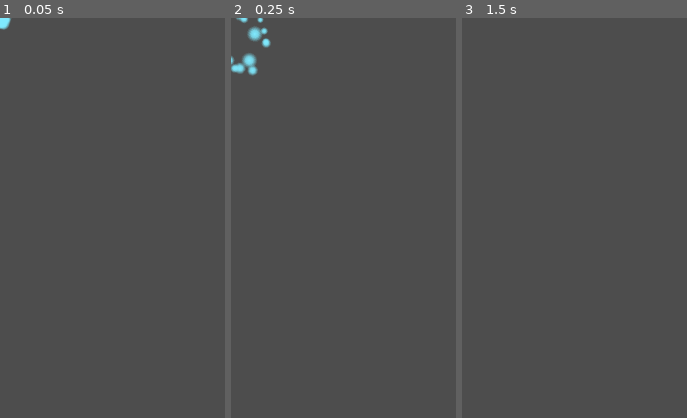
Above: before the commit, frames 1-3 (left to right).
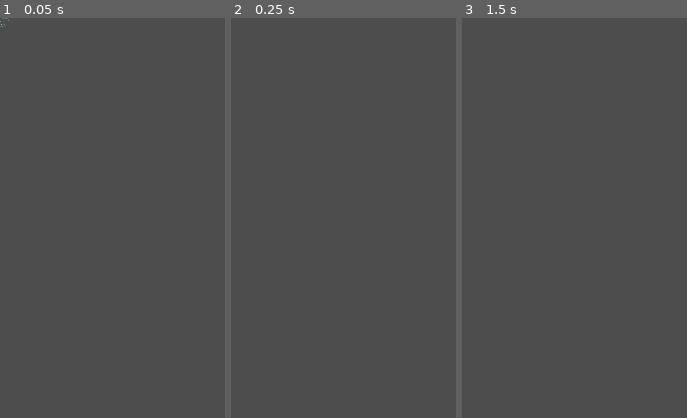
Above: after the commit, the same moments.

Repository: qingzhixing/plane-war
Game: Godot game, scene res://scenes/vfx/GrazeSpark.tscn
The game is run twice, just before and just after one commit, with the same random seed, the same clock (stepped at 60 frames per second) and the same inputs. This scene is started directly instead of the project's main scene. Sound files missing from this copy of the repository are replaced by a short silence.
Inputs (mouse positions are % of the whole screen's width and height, from its top left):
- Up to frame 1 (0.05 s): no input
- Up to frame 2 (0.25 s): no input
- Up to frame 3 (1.5 s): tap Enter at 0.5 s; move the mouse to (72, 45) at 0.52 s; hold D 0.53-1.25 s; tap P at 0.6 s; click (72, 45) at 0.67 s; tap Space at 0.77, 1.25 s; drag from (30, 55) to (45, 70) at 1.27 s
The pictures show only the part of the screen within x 0-50%, y 0-50%; the shares and areas given below are measured in that part.

The runs differ from the first frame. In frame 1, 0.1% of the frame differs, in the area x 0-5%, y 0-3%; in frame 2, 0.8%, in the area x 0-18%, y 0-15%; in frame 3, nothing differs.

Commit message:
🎨 UI: 擦弹粒子加颗粒感
Made-with: Cursor

Diff:
--- a/scenes/vfx/GrazeSpark.tscn
+++ b/scenes/vfx/GrazeSpark.tscn
@@ -3,13 +3,13 @@
 [ext_resource type="Script" path="res://scripts/graze_spark.gd" id="1"]
 
 [sub_resource type="Gradient" id="Gradient_graze"]
-offsets = PackedFloat32Array(0, 0.45, 1)
-colors = PackedColorArray(1, 1, 1, 1, 1, 1, 1, 0.85, 1, 1, 1, 0)
+offsets = PackedFloat32Array(0, 0.18, 0.42, 1)
+colors = PackedColorArray(1, 1, 1, 1, 1, 1, 1, 0.92, 1, 1, 1, 0.12, 1, 1, 1, 0)
 
 [sub_resource type="GradientTexture2D" id="GradientTexture2D_graze"]
 gradient = SubResource("Gradient_graze")
-width = 24
-height = 24
+width = 10
+height = 10
 fill = 1
 fill_from = Vector2(0.5, 0.5)
 fill_to = Vector2(1, 0.5)
@@ -18,19 +18,19 @@
 z_index = -20
 z_as_relative = false
 emitting = false
-amount = 18
-lifetime = 0.28
+amount = 44
+lifetime = 0.2
 one_shot = true
-explosiveness = 0.9
-randomness = 0.4
+explosiveness = 0.92
+randomness = 0.55
 direction = Vector2(0, -1)
 spread = 180.0
-initial_velocity_min = 100.0
-initial_velocity_max = 280.0
-angular_velocity_min = -360.0
-angular_velocity_max = 360.0
-scale_amount_min = 0.45
-scale_amount_max = 1.15
+initial_velocity_min = 120.0
+initial_velocity_max = 340.0
+angular_velocity_min = -520.0
+angular_velocity_max = 520.0
+scale_amount_min = 0.18
+scale_amount_max = 0.48
 color = Color(0.5, 0.92, 1, 1)
 texture = SubResource("GradientTexture2D_graze")
 script = ExtResource("1")
